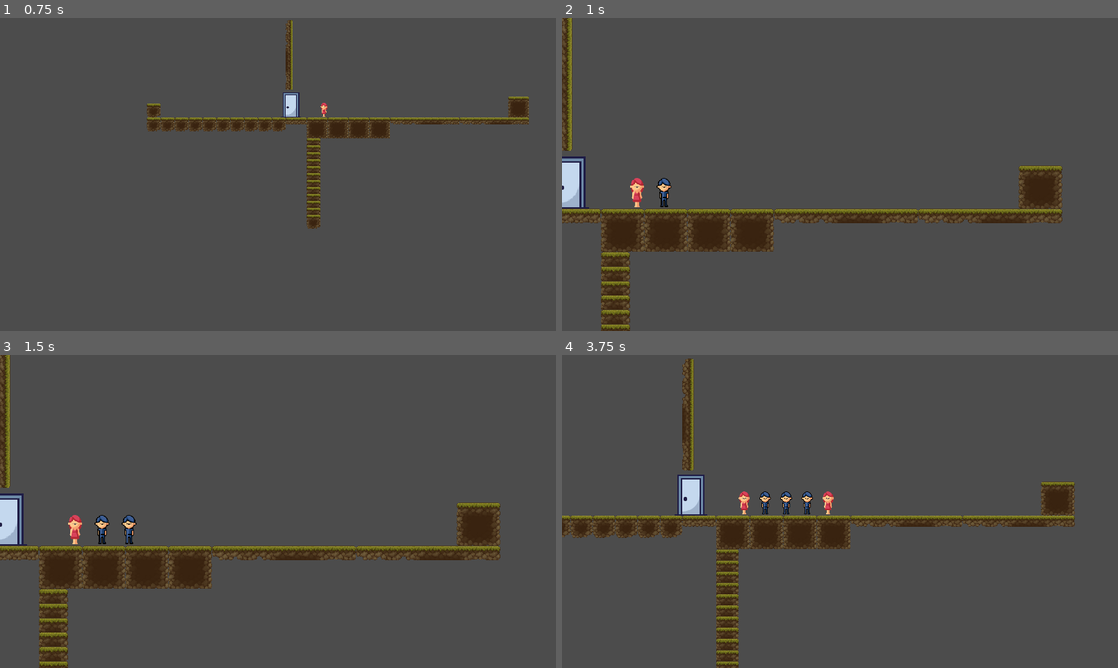
Above: before the commit, frames 1-4 (two rows, left to right).
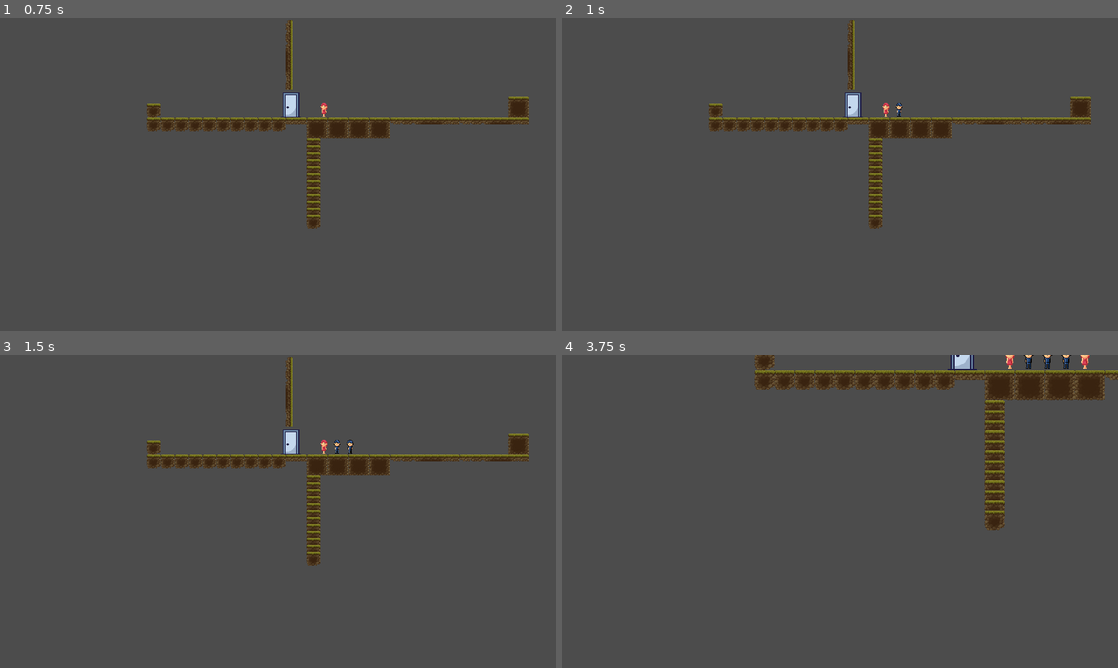
Above: after the commit, the same moments.

Repository: aret777/Bunker-Survival
Game: Godot game, scene res://World.tscn
Two runs of this game, one before a commit and one after it. Both use one fixed random seed, a clock stepped at 60 frames per second and the inputs below.
Inputs (mouse positions are in pixels of both pictures, inside the frame that each line leads up to):
- Up to frame 1 (0.75 s): move the mouse to (400, 158) at 0.52 s; hold Right (ui_right) from 0.53 s (still down); hold Mouse wheel down (button_wheel_down) from 0.53 s (still down); click (400, 158) at 0.67 s
- Up to frame 2 (1 s): keep holding Right (ui_right); keep holding Mouse wheel down (button_wheel_down); tap Mouse wheel up (button_wheel_up) at 0.8 s
- Up to frame 3 (1.5 s): release Right (ui_right) at 1.25 s; release Mouse wheel down (button_wheel_down) at 1.25 s; tap Enter at 1.25 s; drag from (166, 527) to (250, 574) at 1.27 s
- Up to frame 4 (3.75 s): move the mouse to (895, 442) at 2.02 s; press the mouse at (895, 442) at 2.03 s; hold Right (ui_right) 2.03-2.75 s; tap Mouse wheel down (button_wheel_down) at 2.3 s; release the mouse at (895, 442) at 2.75 s; tap Space at 2.75 s; drag from (812, 574) to (673, 464) at 2.77 s; tap Enter at 3.5 s; move the mouse to (1006, 558) at 3.52 s; hold Left (ui_left) from 3.53 s (still down); hold Mouse wheel up (button_wheel_up) from 3.53 s (still down)

Frame 1 is identical in both runs. In frame 2, 15% of the frame differs, in the area x 0-96%, y 0-100%; in frame 3, 15%; in frame 4, 16%, in the area x 0-100%, y 0-100%.

Commit message:
17.09 update
LMB camera drag implementation

Diff:
--- a/WorldCamera.gd
+++ b/WorldCamera.gd
@@ -5,13 +5,23 @@
 export var ZoomMargin = 0.1
 export var ZoomMax = 2
 export var ZoomMin = 0.5
+
 var ZoomPosition = Vector2()
 var ZoomFactor = 1.0
 var Zooming = false
 
+export (bool) var Drag = true
+# Vector of camera's movement / second.
+var CameraMovement = Vector2()
+# Previous mouse position used to count delta of the mouse movement.
+var PrevMousePos = null
+# Left mouse button was or is pressed.
+var LeftMouseButtonPressed = false
+
+
 func _process(delta):
 	if position.x < -1000: position.x=-1000
-	if position.x >1375: position.x=1375
+	if position.x >1350: position.x=1350
 	if position.y < 0: position.y=0
 	if position.y >1400: position.y=1400
 	var input_x_direction = (int(Input.is_action_pressed("ui_right"))) - (int(Input.is_action_pressed("ui_left")))
@@ -20,8 +30,8 @@
 	var input_y_direction = (int(Input.is_action_pressed("ui_down"))) - (int(Input.is_action_pressed("ui_up")))
 	position.y += input_y_direction * CameraSpeed * delta *100
 	#position.y = lerp (position.y, position.y + input_y_direction * CameraSpeed * zoom.y, CameraSpeed * delta)
-	print ("position x = ", position.x)
-	print ("position y = ", position.y)
+	#print ("position x = ", position.x)
+	#print ("position y = ", position.y)
 
 	#zoom in and out
 	zoom.x = lerp(zoom.x, zoom.x * ZoomFactor, ZoomSpeed * delta)
@@ -31,6 +41,17 @@
 	zoom.y = clamp(zoom.y, ZoomMin, ZoomMax)
 
 	if not Zooming: ZoomFactor = 1.0
+
+	# When LMB is pressed, move camera by difference of mouse position
+	if Drag and LeftMouseButtonPressed:
+		CameraMovement = PrevMousePos - get_local_mouse_position()
+
+	# Update position of the camera.
+	position += CameraMovement * get_zoom() * 2
+	#print ("Drag position: ", position)
+	# Set camera movement to zero, update old mouse position.
+	CameraMovement = Vector2(0,0)
+	PrevMousePos = get_local_mouse_position()
 	pass
 
 func _input(event):
@@ -41,13 +62,23 @@
 
 	if event is InputEventMouseButton:
 		if event.is_pressed():
-			Zooming = true
-			if event.button_index == BUTTON_WHEEL_UP:
+			if Input.is_action_pressed("button_wheel_up"):
+				Zooming = true
 				ZoomFactor -= 0.1
 				ZoomPosition = get_global_mouse_position()
-			if event.button_index == BUTTON_WHEEL_DOWN:
+			if Input.is_action_pressed("button_wheel_down"):
+				Zooming = true
 				ZoomFactor += 0.1
 				ZoomPosition = get_global_mouse_position()
+			if Input.is_action_pressed("mouse_left_button"):
+				if event.pressed:
+					Drag = true
+					LeftMouseButtonPressed = true
+			if event.is_action_released("mouse_left_button"):
+				LeftMouseButtonPressed = false
+				Drag = false
 		else:
 			Zooming = false
-	print ("Zoomfactor = ", zoom.x, "and ", zoom.y)
+			LeftMouseButtonPressed = false
+			Drag = false
+	#print ("Zoomfactor = ", zoom.x, "and ", zoom.y)
